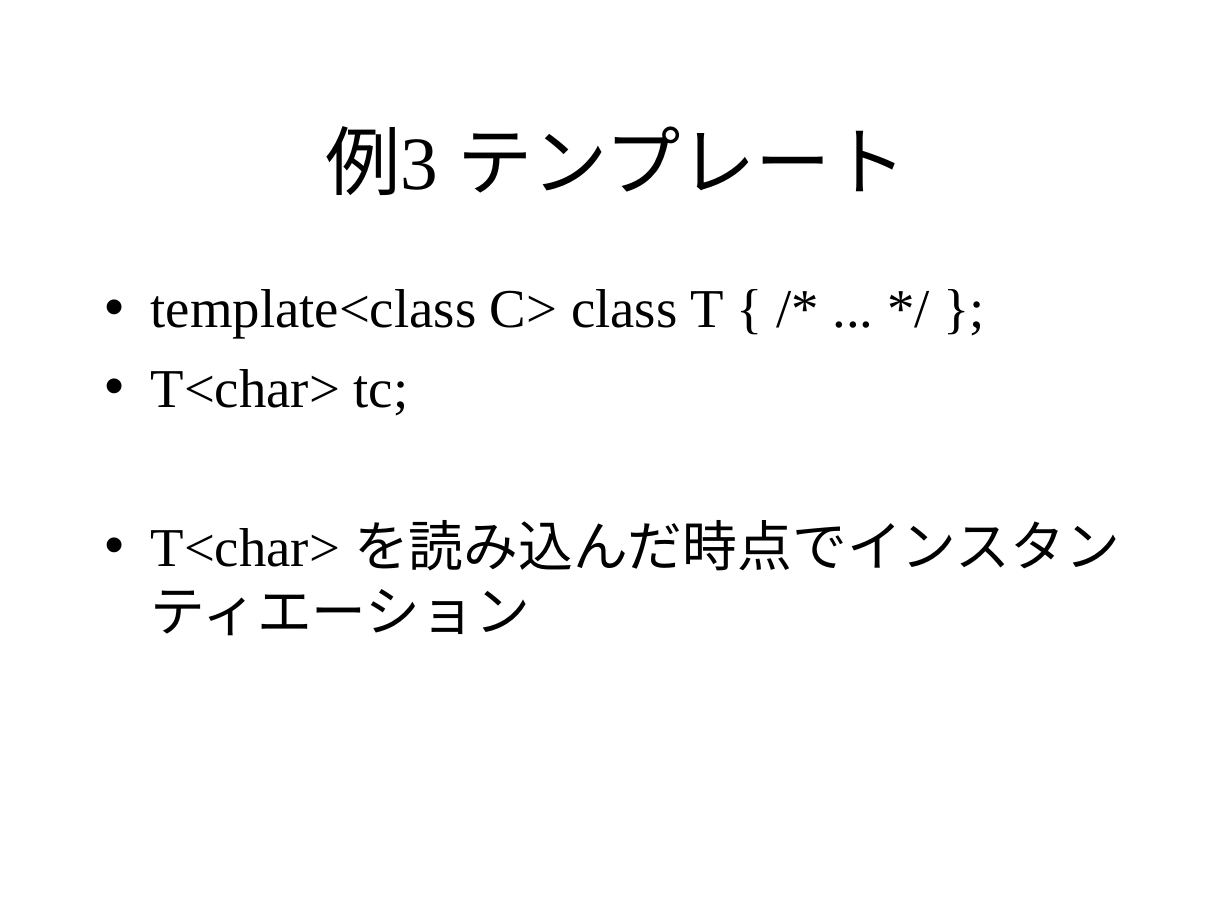
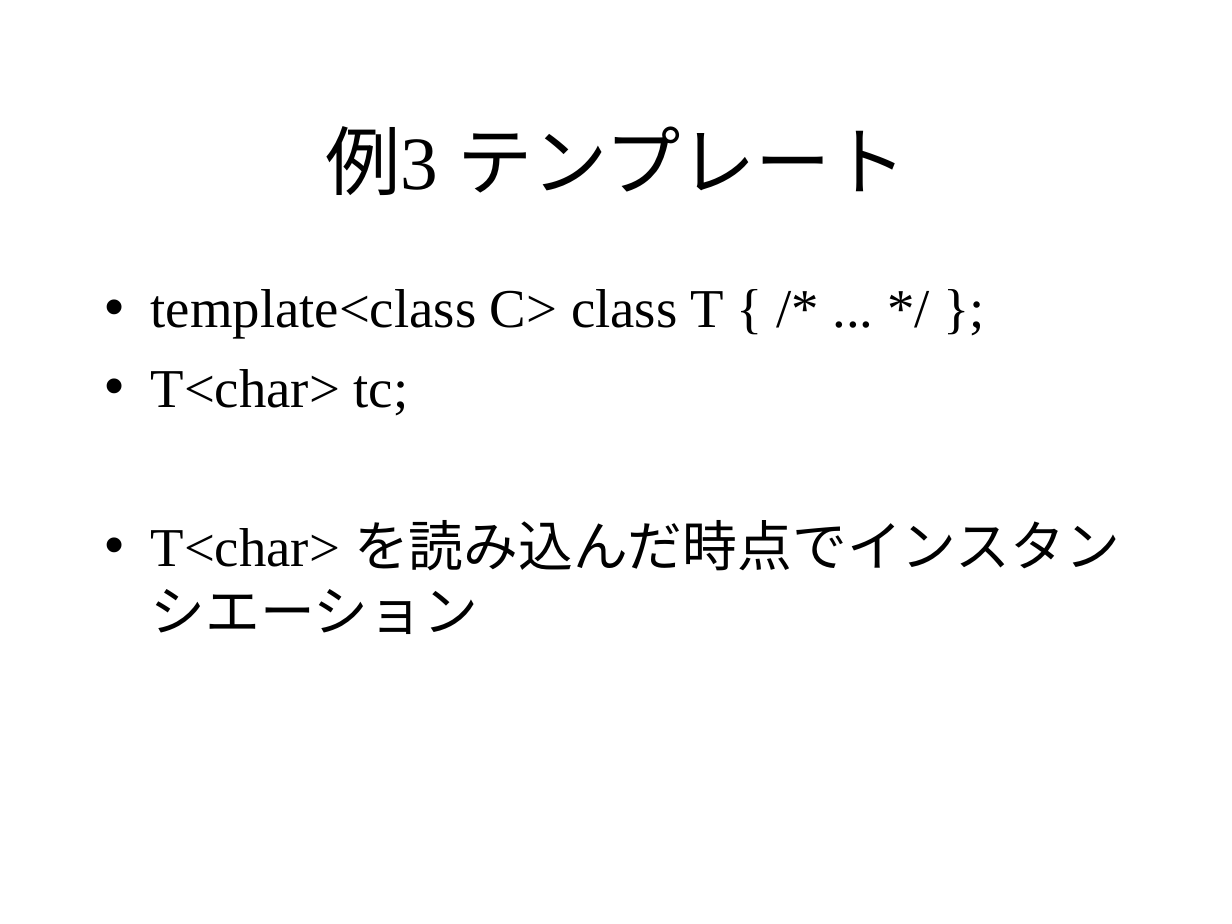
Before and after one commit to KeiHasegawa/cxx_doc, a slide deck: slide 6 of 01_parse_intro.ppt. Drawn at 1232x924 pixels with LibreOffice and Linux fonts; fonts in the diff are those of the drawing. Boxes give left, top, right and bottom in pixels: in the first picture for what was removed or moved away, otherwise in the second. Text is boxed around its words. In the diff, an @@ line names an element or a change of style, - is before the commit and + after.

```diff
--- a/01_parse_intro.ppt
+++ b/01_parse_intro.ppt
@@ text at <box>151,520,1120,634</box>: text changed @@
-• T<char> を読み込んだ時点でインスタンティエーション
+• T<char> を読み込んだ時点でインスタンシエーション
```
Also in this commit, not shown: 1 other slide changed, 7 other files.
